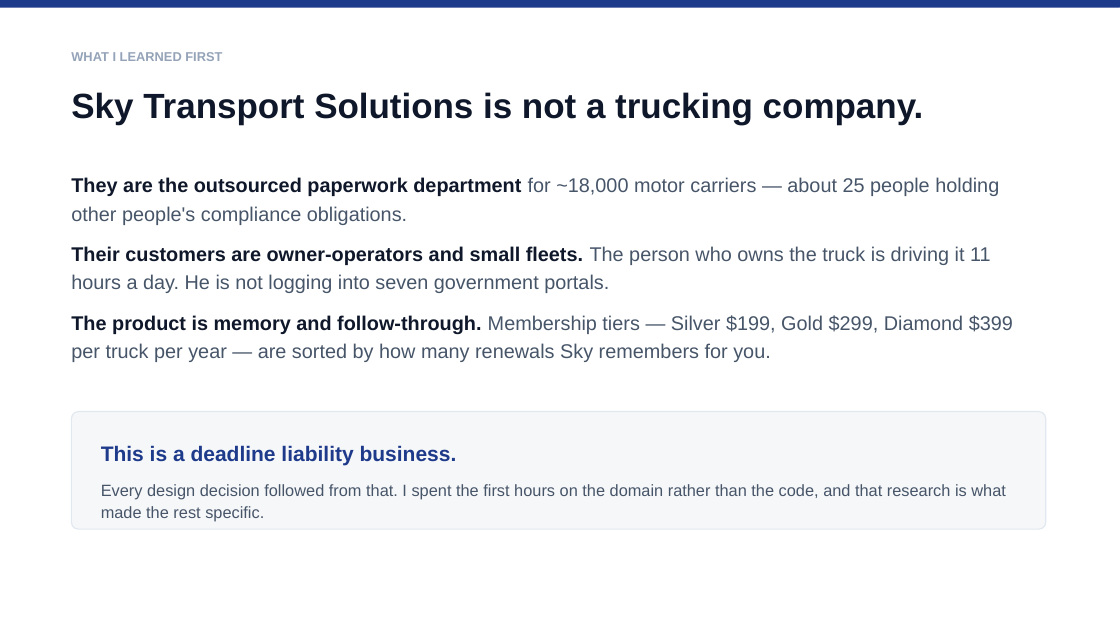
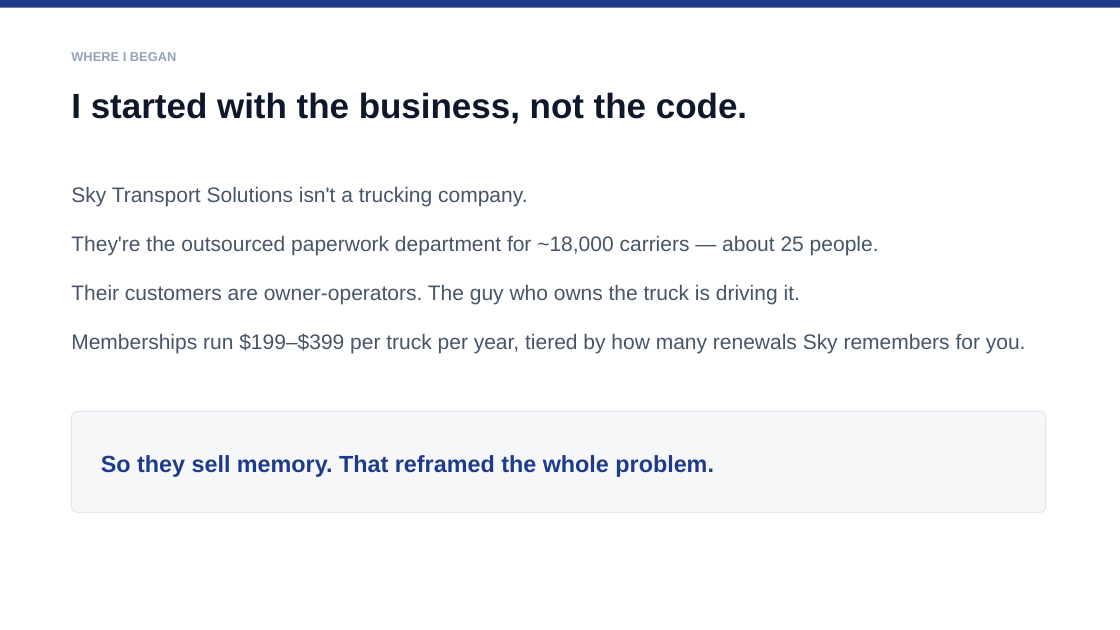
Before and after one commit to robertolozano/SkyTransportSolutionsProject, a slide deck: slide 3 of docs/compliance-radar-deck.pptx (slide 2 before the commit). Drawn at 1120x630 pixels with LibreOffice and Linux fonts; fonts in the diff are those of the drawing. Boxes give left, top, right and bottom in pixels: in the first picture for what was removed or moved away, otherwise in the second. Text is boxed around its words. In the diff, an @@ line names an element or a change of style, - is before the commit and + after.

```diff
--- a/docs/compliance-radar-deck.pptx
+++ b/docs/compliance-radar-deck.pptx
@@ text at bbox=[71, 52, 176, 61]: text changed @@
-WHAT I LEARNED FIRST
+WHERE I BEGAN
@@ text at bbox=[71, 92, 747, 124]: text changed @@
-Sky Transport Solutions is not a trucking company.
+I started with the business, not the code.
@@ text at bbox=[71, 186, 1026, 353]: text changed; size 17 to 18 pt @@
-They are the outsourced paperwork department for ~18,000 motor carriers — about 25 people holding other people's compliance obligations.
-Their customers are owner-operators and small fleets. The person who owns the truck is driving it 11 hours a day. He is not logging into seven government portals.
-The product is memory and follow-through. Membership tiers — Silver $199, Gold $299, Diamond $399 per truck per year — are sorted by how many renewals Sky remembers for you.
+Sky Transport Solutions isn't a trucking company.
+They're the outsourced paperwork department for ~18,000 carriers — about 25 people.
+Their customers are owner-operators. The guy who owns the truck is driving it.
+Memberships run $199–$399 per truck per year, tiered by how many renewals Sky remembers for you.
@@ rounded rectangle: place and size @@
-rounded rectangle at bbox=[71, 412, 1046, 529]
+rounded rectangle at bbox=[71, 412, 1046, 513]
@@ text at bbox=[101, 455, 714, 477]: text changed; size 18 to 20 pt @@
-This is a deadline liability business.
+So they sell memory. That reframed the whole problem.
@@ text removed at bbox=[101, 484, 1006, 522] @@
-Every design decision followed from that. I spent the first hours on the domain rather than the code, and that research is what made the rest specific.
```
Also in this commit, not shown: 2 other slides changed, 9 slides added, 12 slides removed, 1 other file.
